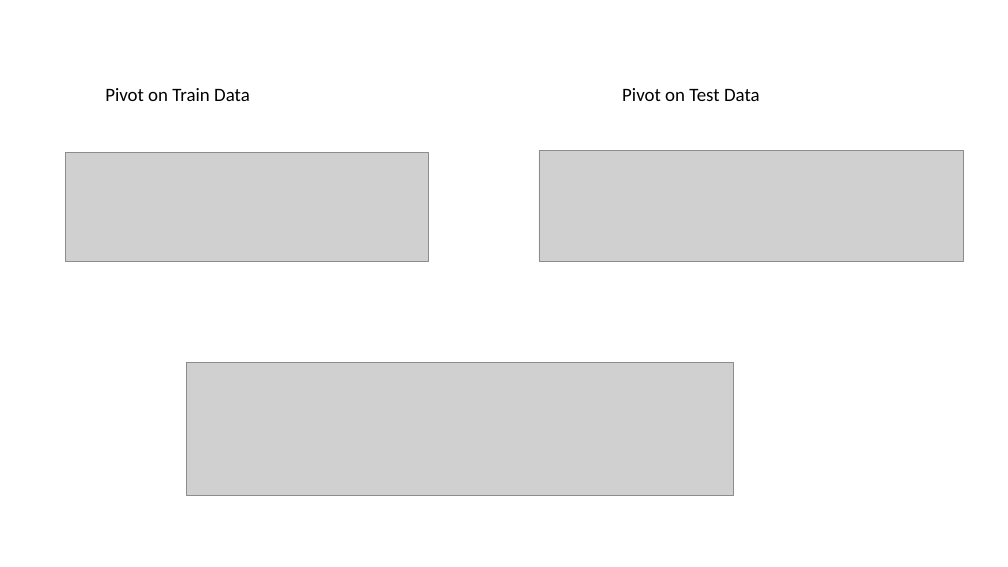
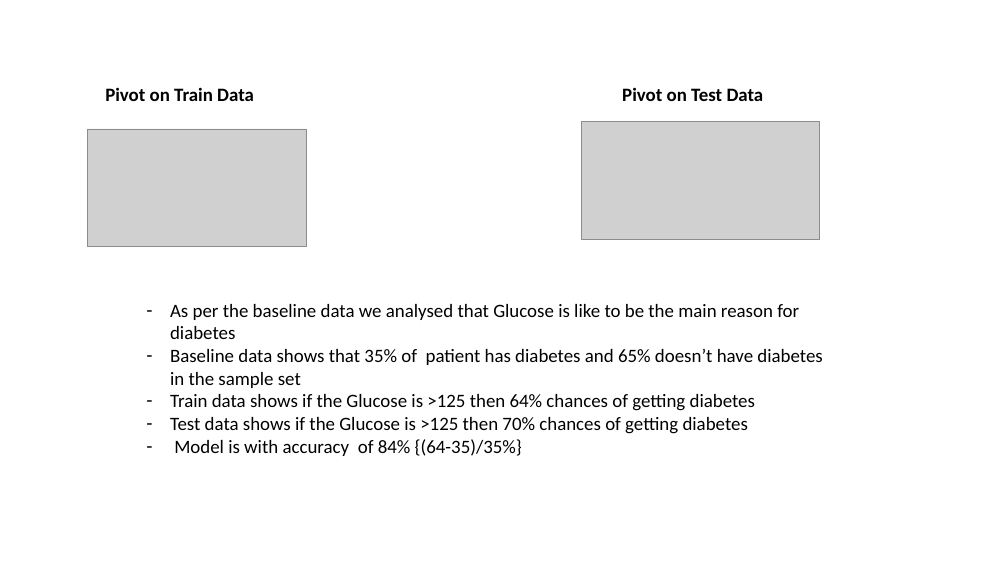
Before and after one commit to jacobmat/DataAnalysis-Projects, a slide deck: slide 9 of Pima India Diabetes Analysis-v1.pptx (slide 10 before the commit). Drawn at 1008x567 pixels with LibreOffice and Linux fonts; fonts in the diff are those of the drawing; grey boxes stand for pictures. Boxes give left, top, right and bottom in pixels: in the first picture for what was removed or moved away, otherwise in the second. Text is boxed around its words. In the diff, an @@ line names an element or a change of style, - is before the commit and + after.

```diff
--- a/Pima India Diabetes Analysis-v1.pptx
+++ b/Pima India Diabetes Analysis-v1.pptx
@@ text "Pivot on Train Data" at (105,87,254,101): bold on @@
@@ text "Pivot on Test Data" at (622,87,764,101): bold on @@
@@ picture added at (87,129,307,247) @@
@@ picture added at (582,122,820,240) @@
@@ picture removed at (66,153,428,262) @@
@@ picture removed at (539,150,963,262) @@
@@ text added at (170,304,822,456), 18 pt, text #000000 @@
+– As per the baseline data we analysed that Glucose is like to be the main reason for diabetes
+– Baseline data shows that 35% of patient has diabetes and 65% doesn’t have diabetes in the sample set
+– Train data shows if the Glucose is >125 then 64% chances of getting diabetes
+– Test data shows if the Glucose is >125 then 70% chances of getting diabetes
+– Model is with accuracy of 84% {(64-35)/35%}
@@ picture removed at (187,362,734,495) @@
```
Also in this commit, not shown: 3 other slides changed, 1 slide removed.
